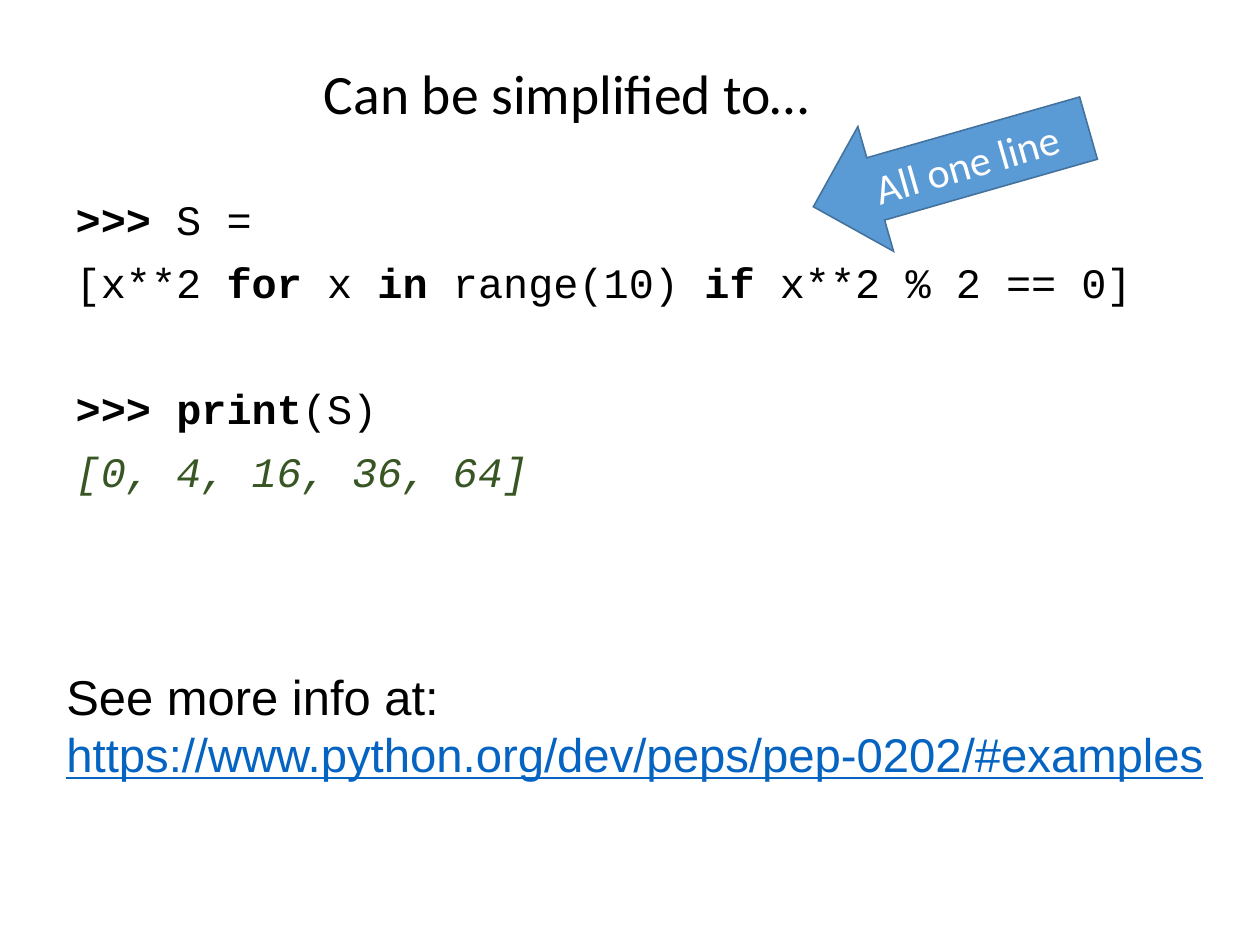
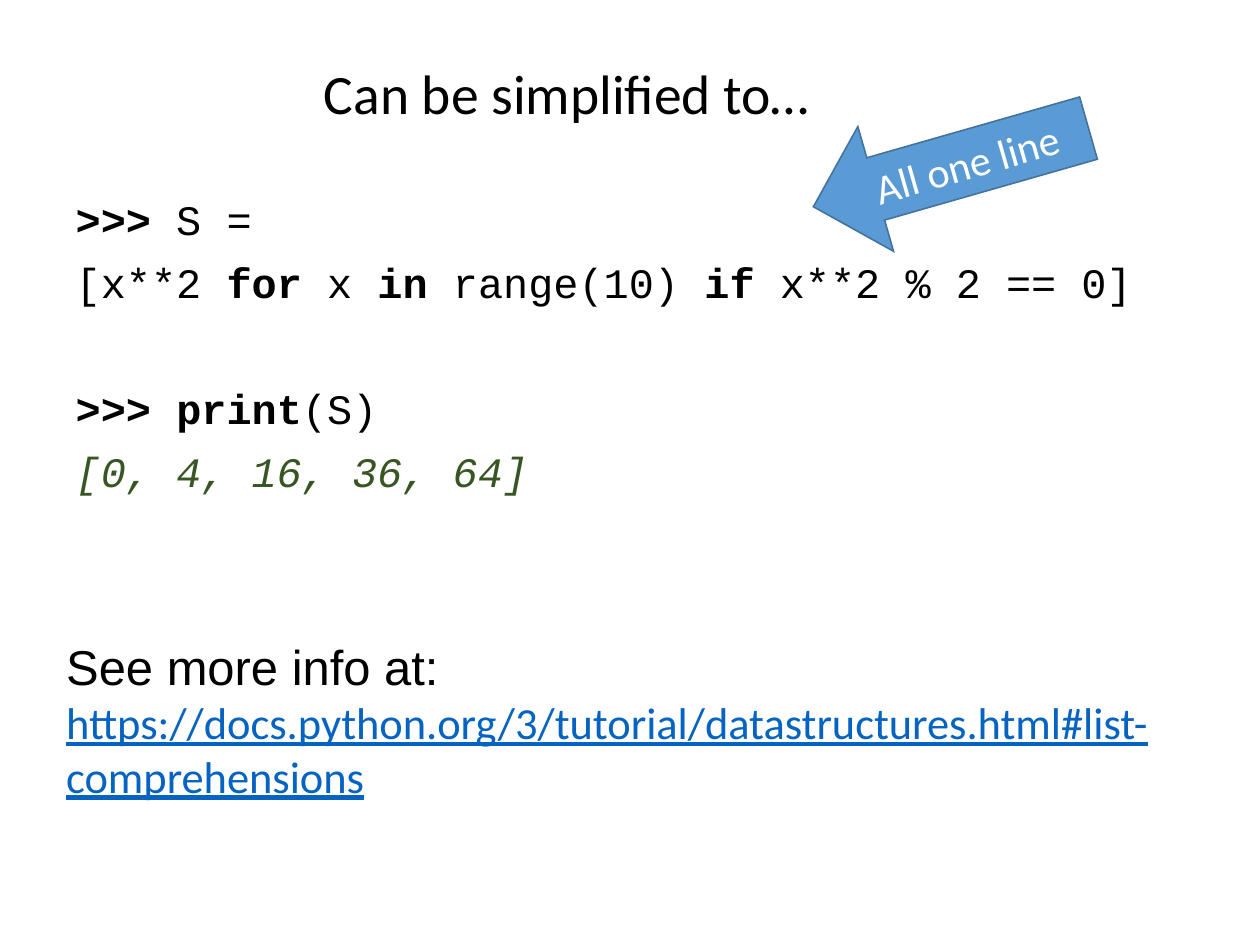
Before and after one commit to ncasuk/ncas-isc, a slide deck: slide 128 of python/presentations/learning_python/04_lists__slice__list_comp.pptx (slide 127 before the commit). Drawn at 1260x945 pixels with LibreOffice and Linux fonts; fonts in the diff are those of the drawing; background and template pictures are left out. Boxes give left, top, right and bottom in pixels: in the first picture for what was removed or moved away, otherwise in the second. Text is boxed around its words. In the diff, an @@ line names an element or a change of style, - is before the commit and + after.

```diff
--- a/python/presentations/learning_python/04_lists__slice__list_comp.pptx
+++ b/python/presentations/learning_python/04_lists__slice__list_comp.pptx
@@ text "See more info at:": place and size @@
-text "See more info at:" at box(66, 679, 1203, 782)
+text "See more info at:" at box(66, 649, 1147, 801)
@@ text at box(66, 708, 1147, 801): text changed; size 29.8 to 28 pt; font Arial to Calibri @@
-https://www.python.org/dev/peps/pep-0202/#examples
+https://docs.python.org/3/tutorial/datastructures.html#list-comprehensions
```
Also in this commit, not shown: 9 other slides changed, 2 slides added, 1 slide removed, 1 other file.
